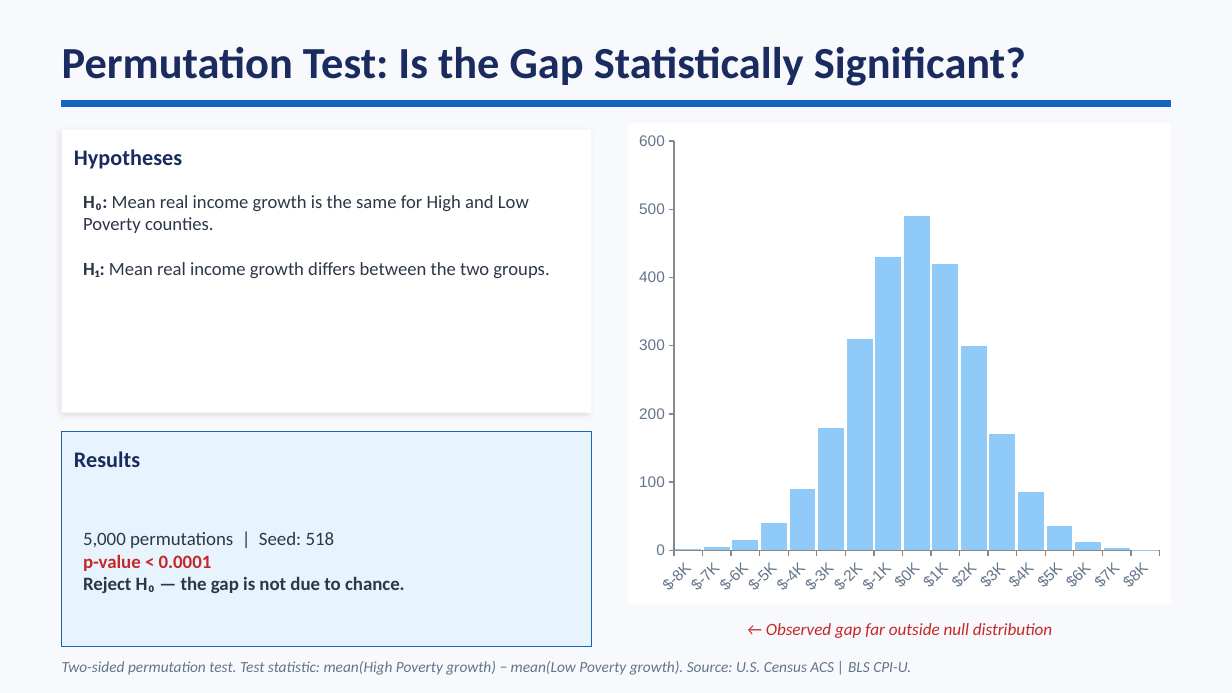
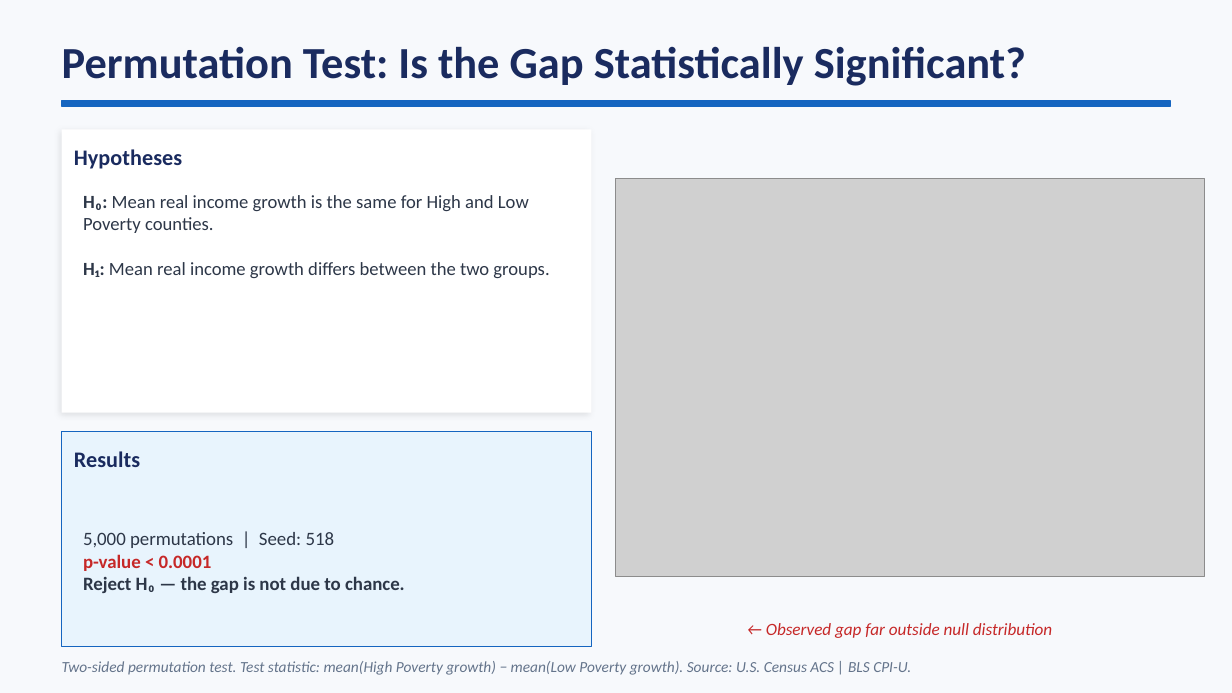
Before and after one commit to alyshain/sta518-project, a slide deck: slide 12 of Presentation/STA518-Final-Presentation.pptx. Drawn at 1232x693 pixels with LibreOffice and Linux fonts; fonts in the diff are those of the drawing; grey boxes stand for pictures. Boxes give left, top, right and bottom in pixels: in the first picture for what was removed or moved away, otherwise in the second. Text is boxed around its words. In the diff, an @@ line names an element or a change of style, - is before the commit and + after.

Commit message:
Updated presentation

```diff
--- a/Presentation/STA518-Final-Presentation.pptx
+++ b/Presentation/STA518-Final-Presentation.pptx
@@ column chart removed at (628, 123, 1171, 604) @@
-categories: $-8K, $-7K, $-6K, $-5K, $-4K, $-3K, $-2K, $-1K, $0K, $1K, $2K, $3K, $4K, $5K, $6K, $7K, $8K
-Series 1: 0, 0, 20, 40, 90, 180, 310, 430, 490, 420, 300, 170, 80, 40, 10, 0, 0
@@ picture added at (616, 178, 1204, 577) @@
```
Also in this commit, not shown: 1 other file.
